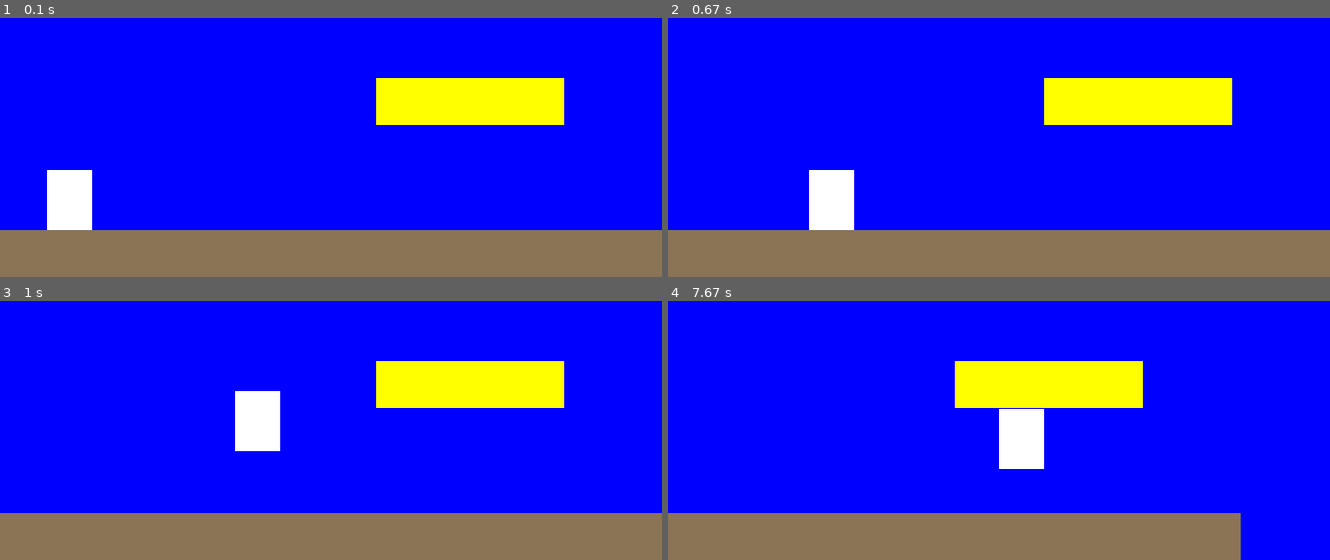
Above: before the commit, frames 1-4 (two rows, left to right).
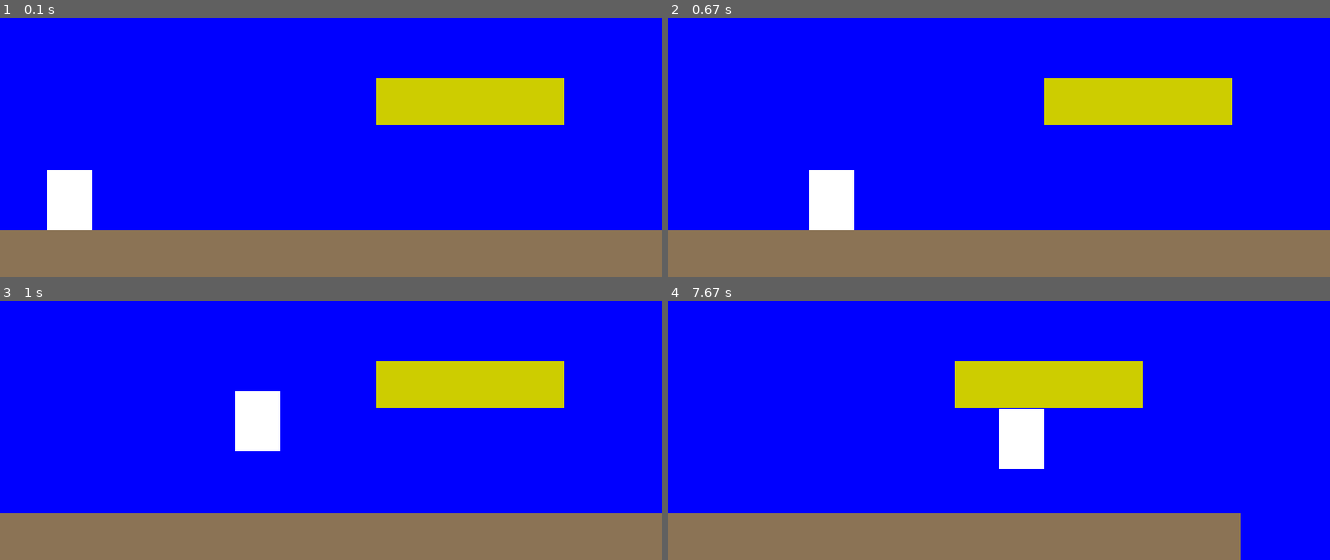
Above: after the commit, the same moments.

Repository: saegl5/myprojects
Game: pygame game, started from mario.py
Same seed, same stepped clock (60 frames per second), same inputs: the game is played once before the commit and once after it.
Inputs (mouse positions are in pixels of both pictures, inside the frame that each line leads up to):
- Up to frame 1 (0.1 s): no input
- Up to frame 2 (0.67 s): hold Right from 0.33 s (still down); move the mouse to (972, 59) at 0.37 s
- Up to frame 3 (1 s): release Right at 0.8 s; hold Right from 0.83 s (still down); move the mouse to (542, 306) at 0.87 s; tap Space at 0.9 s
- Up to frame 4 (7.67 s): tap Space at 1.2, 1.4, 1.7, 2.4, 2.7, 3.07, 3.37, 3.57, 3.87, 4.07, 4.37, 4.57, 4.87, 5.13, 5.43, 5.57, 5.87, 6.23, 6.53, 6.73, 7.03, 7.23, 7.53 s; release Right at 1.3 s; hold Left 1.33-1.87 s; move the mouse to (840, 324) at 1.37 s; hold Right 2.33-2.97 s; move the mouse to (outside the picture) at 2.37 s; hold Left 3-3.47 s; move the mouse to (1078, 360) at 3.03 s; hold Right 3.5-3.97 s; move the mouse to (outside the picture) at 3.53 s; hold Right 4-4.47 s; move the mouse to (760, 306) at 4.03 s; hold Left 4.5-5.03 s; move the mouse to (1005, 370) at 4.53 s; hold Left 5.07-5.47 s; move the mouse to (outside the picture) at 5.1 s; hold Right 5.5-6.13 s; move the mouse to (1171, 394) at 5.53 s; hold Left 6.17-6.63 s; move the mouse to (outside the picture) at 6.2 s; hold Right 6.67-7.13 s; move the mouse to (outside the picture) at 6.7 s; hold Right 7.17-7.63 s; move the mouse to (outside the picture) at 7.2 s

The runs differ from the first frame. In frame 1, 5.1% of the frame differs, in the area x 56-86%, y 23-42%; in frame 2, 5.1%; in frame 3, 5.1%; in frame 4, 5.1%.

Commit message:
aligning dev with main

Diff:
--- a/mario.py
+++ b/mario.py
@@ -14,7 +14,7 @@
 
 BROWN = pygame.Color("burlywood4") # optional color, ground
 WHITE = pygame.Color("white") # mario
-YELLOW = pygame.Color("yellow") # platform
+YELLOW = pygame.Color("yellow3") # platforms
 W = 48
 H = 64
 GH = 50 # ground height
@@ -27,38 +27,38 @@
 l = canvas.SIZE[0]/2 # where world starts moving
 # Other constants and variables
 
-blocks1 = [ (canvas.SIZE[0], GH, 0,                     canvas.SIZE[1]-GH),
-            (300,            GH, canvas.SIZE[0]+100,    canvas.SIZE[1]-GH),
-            (500,            GH, canvas.SIZE[0]+500,    canvas.SIZE[1]-GH)  ]
-# second ground sprite: x = canvas.SIZE[0]+100, w = 300
-# third ground sprite: x > canvas.SIZE[0]+100+300 = canvas.SIZE[0]+400
+blocks1 = [ (canvas.SIZE[0], GH, 0,                  canvas.SIZE[1]-GH),
+            (300,            GH, canvas.SIZE[0]+100, canvas.SIZE[1]-GH),
+            (500,            GH, canvas.SIZE[0]+500, canvas.SIZE[1]-GH) ]
+            # three blocks, again (w, h, x, y) each, second and third block to right of screen
+            # third ground sprite: x > canvas.SIZE[0]+100+300 = canvas.SIZE[0]+400
 grounds = pygame.sprite.Group()
-for block in blocks1:
+for block in blocks1: # each block
     ground = Rectangle(block[0], block[1])
     ground.rect.x = block[2]
     ground.rect.y = block[3]
     ground.image.fill(BROWN)
-    grounds.add(ground) # brought up
+    grounds.add(ground)
 
 mario = Rectangle(W, H) # see classes.py
 mario.rect.x = 50
 mario.rect.y = canvas.SIZE[1]-GH-H
 mario.image.fill(WHITE) # example
 
-blocks2 = [  (200, 50, 400, 300),
-             (200, 50, 800, 250),
-             (200, 50, 1300, 100)  ]
-# three blocks, "400" overwrites what had before, (w, h, x, y) each, can tidy up
+blocks2 = [ (200, 50, 400, 300),
+            (200, 50, 800, 250),
+            (200, 50, 1300, 100) ]
+            # three blocks, (w, h, x, y) each
 platforms = pygame.sprite.Group()
 for block in blocks2:
     platform = Rectangle(block[0], block[1])
     platform.rect.x = block[2] # reverted to x
     platform.rect.y = block[3] # low enough for mario to jump over
     platform.image.fill(YELLOW)
-    platforms.add(platform) # brought up
+    platforms.add(platform)
 
 sprites = pygame.sprite.Group() # all sprites
-sprites.add(grounds, platforms, mario) # displays mario in front of ground and platform (order matters)
+sprites.add(grounds, platforms, mario) # displays mario in front of grounds and platforms (order matters)
 # Other sprites
 
 while True:
@@ -95,7 +95,7 @@
                 mario.rect.right = ground.rect.left
             else:
                 mario.rect.left = ground.rect.right
-    if hit_platform_x != []:
+    elif hit_platform_x != []:
         for platform in hit_platform_x:
             if x_inc > 0:
                 mario.rect.right = platform.rect.left
@@ -111,7 +111,7 @@
             platform.rect.x -= diff
         mario.rect.x = l # keep mario still
     elif mario.rect.x < l: # move world back
-        if grounds.sprites()[0].rect.x < 0: # retains initial positions
+        if grounds.sprites()[0].rect.x < 0: # retains initial positions, ground sprites were not randomly positioned
             if grounds.sprites()[0].rect.x + diff > 0: # check gap
                 gap = grounds.sprites()[0].rect.x + diff
                 for ground in grounds:
